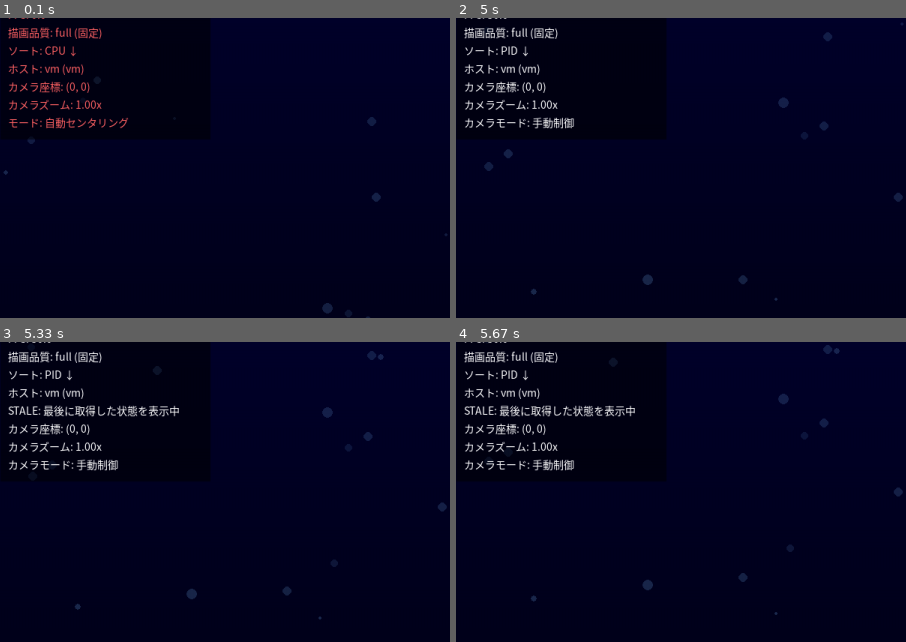
Above: before the commit, frames 1-4 (two rows, left to right).
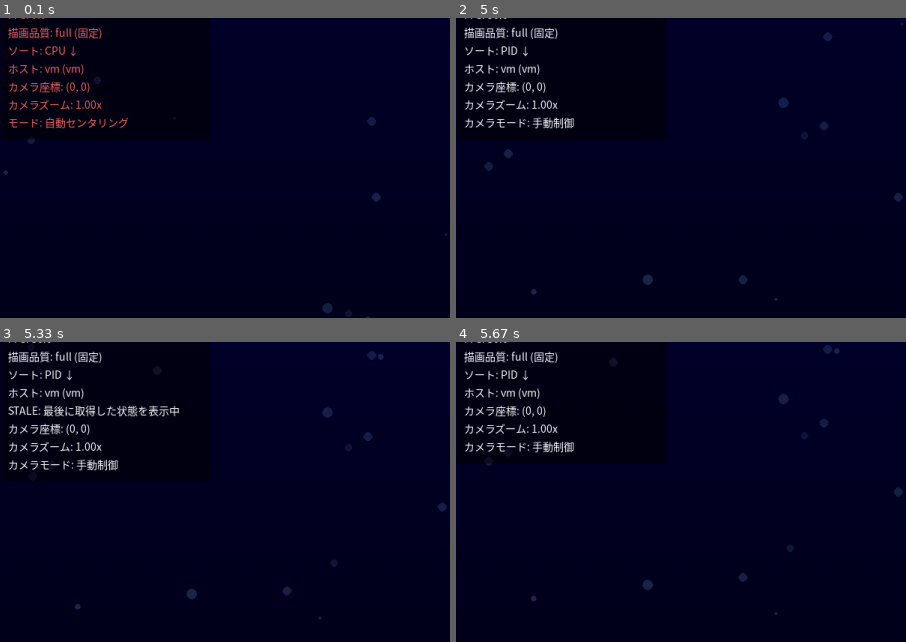
Above: after the commit, the same moments.

Repository: mouri-lab/process-aquarium
Game: pygame game, started from main.py
Same seed, same stepped clock (60 frames per second), same inputs: the game is played once before the commit and once after it.
Inputs (mouse positions are % of the whole screen's width and height, from its top left):
- Up to frame 1 (0.1 s): no input
- Up to frame 2 (5 s): tap C at 0.33, 2.98 s; click "総メモリ使用率: 0.0%" at 0.72 s; click "カメラ座標: (0, 0)" at 1.05 s; hold S 2.33-2.8 s; move the mouse to (62, 59) at 2.37 s; hold D 2.83-3.47 s; move the mouse to (24, 13) at 2.87 s; hold S 3.5-3.87 s; move the mouse to (26, 30) at 3.53 s; hold S from 4.9 s (still down); move the mouse to (47, 33) at 4.93 s
- Up to frame 3 (5.33 s): release S at 5.2 s; hold D from 5.23 s (still down); move the mouse to (88, 88) at 5.27 s
- Up to frame 4 (5.67 s): keep holding D
The pictures show only the part of the screen within x 1-51%, y 22-72%; the shares and areas given below are measured in that part.

Frames 1-3 are identical in both runs. In frame 4, 1.9% of the frame differs, in the area x 1-40%, y 21-43%.

Commit message:
feat: reveal per-tank habitats through soft galaxy portals

Diff:
--- a/src/server.py
+++ b/src/server.py
@@ -24,6 +24,8 @@
     "/menu.mjs": ("menu.mjs", "text/javascript; charset=utf-8"),
     "/fish.mjs": ("fish.mjs", "text/javascript; charset=utf-8"),
     "/geometry.mjs": ("geometry.mjs", "text/javascript; charset=utf-8"),
+    "/multiverse.mjs": ("multiverse.mjs", "text/javascript; charset=utf-8"),
+    "/backgrounds.mjs": ("backgrounds.mjs", "text/javascript; charset=utf-8"),
     "/effects.mjs": ("effects.mjs", "text/javascript; charset=utf-8"),
 }
 
--- a/tests/test_web.py
+++ b/tests/test_web.py
@@ -13,6 +13,7 @@
     ("/fish.mjs", "text/javascript"), ("/geometry.mjs", "text/javascript"),
     ("/effects.mjs", "text/javascript"), ("/controls.mjs", "text/javascript"),
     ("/menu.mjs", "text/javascript"),
+    ("/multiverse.mjs", "text/javascript"), ("/backgrounds.mjs", "text/javascript"),
 ])
 def test_static_client_is_available_without_exposing_telemetry(service, path, content_type):
     _, client = service
Not shown, added: tests/web/backgrounds.test.mjs
Not shown, changed: tests/web/multiverse.test.mjs
Not shown, added: web/backgrounds.mjs
Not shown, changed: web/effects.mjs
Not shown, changed: web/multiverse.mjs
